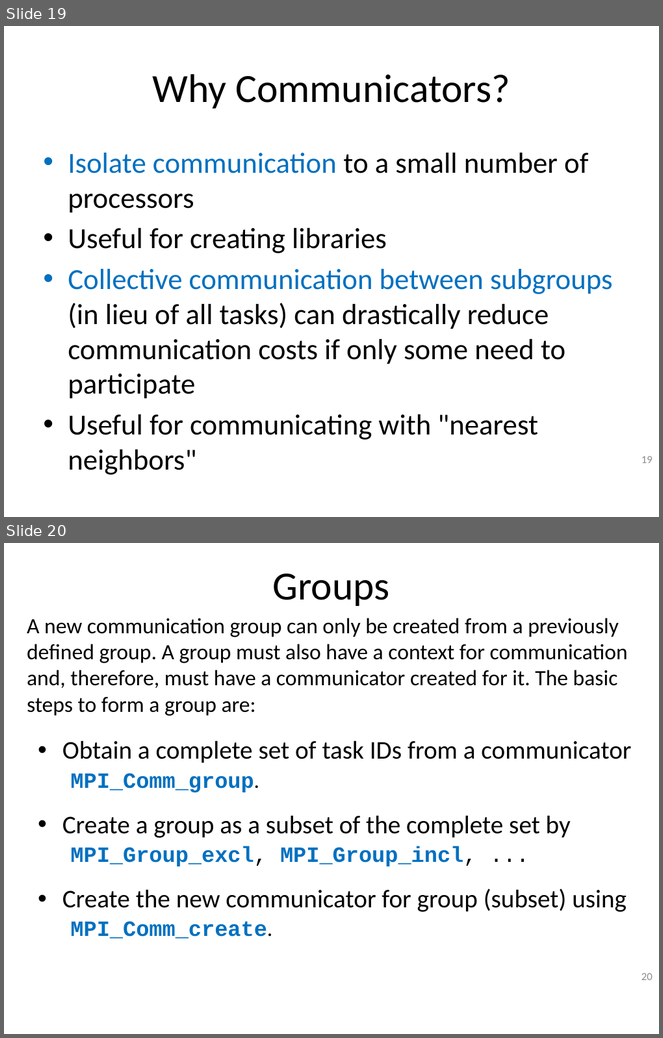
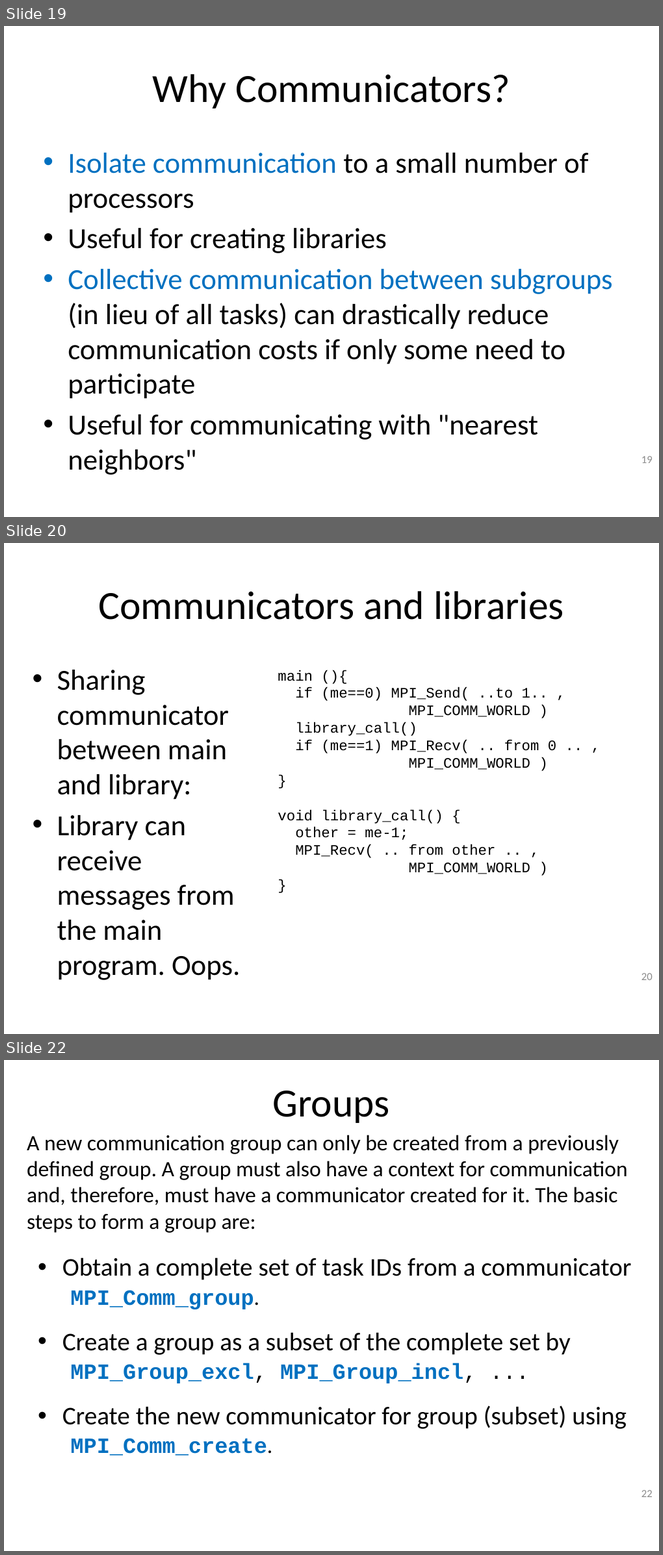
Before and after one commit to allenyllee/Parallel-Computing-Book, a slide deck: slides/MPI/MPI-datatypes.pptx. Shown one above the other, each under a label of ours: slides 19 and 20 before the commit, slides 19, 20 and 22 after it; the slides between them are not shown. The pictures are 663x1038 and 663x1555 pixels, drawn with LibreOffice and Linux fonts; fonts in the diff are those of the drawing; background and template pictures are left out. Boxes give left, top, right and bottom in pixels: in the first picture for what was removed or moved away, otherwise in the second. Text is boxed around its words. In the diff, an @@ line names an element or a change of style, - is before the commit and + after.

```diff
--- a/slides/MPI/MPI-datatypes.pptx
+++ b/slides/MPI/MPI-datatypes.pptx
@@ slide 20 added at bbox=[4, 543, 659, 1034], background #FFFFFF @@
@@ title added at bbox=[98, 591, 564, 620], 44 pt, text #000000 @@
+Communicators and libraries
@@ text added at bbox=[57, 670, 240, 980], 32 pt, text #000000 @@
+• Sharing communicator between main and library:
+• Library can receive messages from the main program. Oops.
@@ text added at bbox=[278, 670, 556, 875], 16 pt, text #000000 @@
+main (){
+if (me==0) MPI_Send( ..to 1.. ,
+MPI_COMM_WORLD )
+library_call()
+if (me==1) MPI_Recv( .. from 0 .. ,
+MPI_COMM_WORLD )
+}
+void library_call() {
+other = me-1;
+MPI_Recv( .. from other .. ,
+MPI_COMM_WORLD )
+}
@@ page number added at bbox=[642, 973, 653, 980], 12 pt, text #8C8C8C @@
+20
@@ what was slide 20 is now slide 22 @@
@@ page number at bbox=[642, 1490, 653, 1497]: text changed @@
-20
+22
```
Also in this commit, not shown: 5 slides changed, 1 other slide added, 1 other file.
